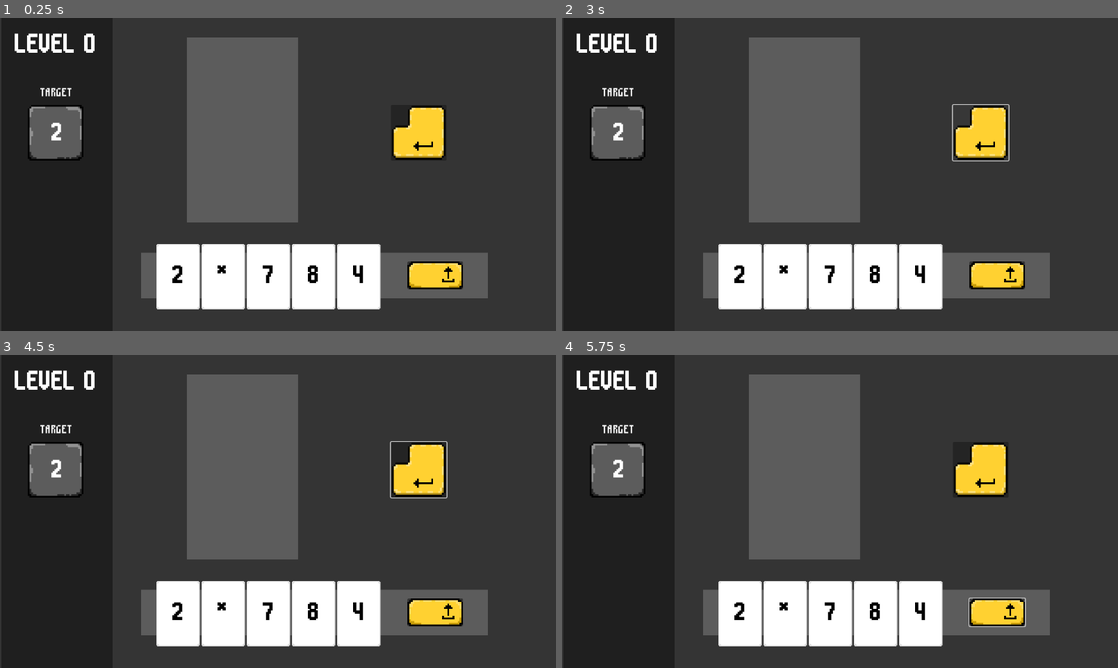
Above: before the commit, frames 1-4 (two rows, left to right).
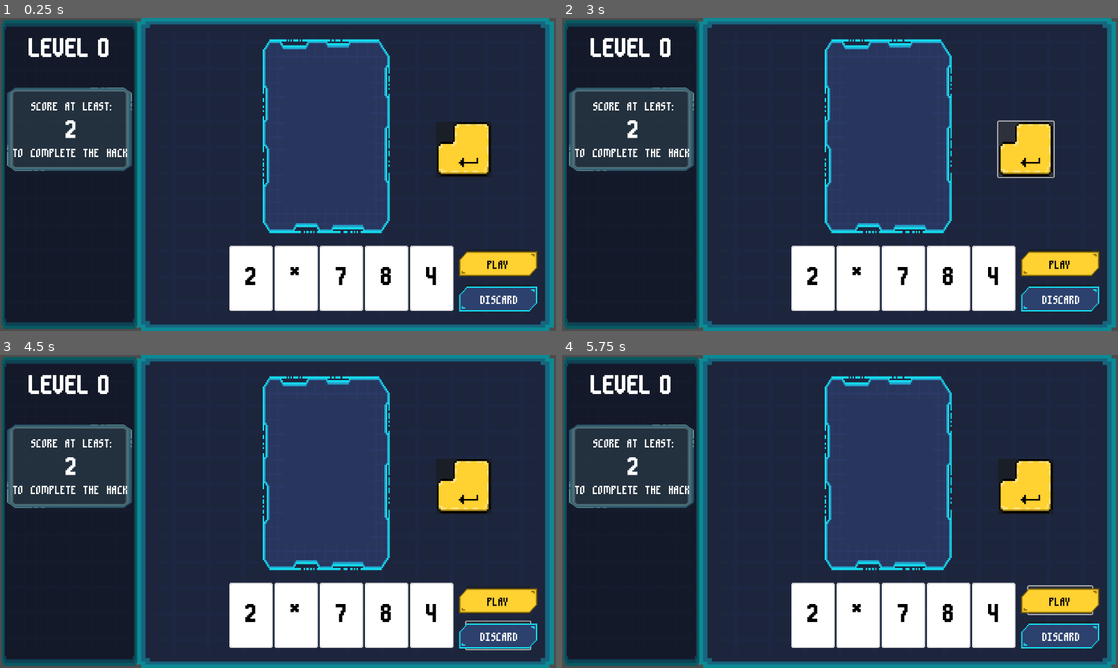
Above: after the commit, the same moments.

Repository: hd2802/stack-demon
Game: Godot game, scene res://_Scenes/level.tscn
Same seed, same stepped clock (60 frames per second), same inputs: the game is played once before the commit and once after it.
Inputs (mouse positions are in pixels of both pictures, inside the frame that each line leads up to; where the layout moved, square brackets give the same spot in the first picture):
- Up to frame 1 (0.25 s): no input
- Up to frame 2 (3 s): click (1062, 299) at 0.5 s, where only the run after the commit has a clickable "DISCARD"; click (1062, 262) [995, 274] at 1.25 s; click (1062, 262) [995, 274] at 2 s; click (1023, 149) [979, 133] at 2.75 s
- Up to frame 3 (4.5 s): click (461, 486) [417, 470] at 3.5 s; click (500, 636) at 4.25 s, where only the run after the commit has a clickable "DISCARD"
- Up to frame 4 (5.75 s): click (1062, 599) [995, 611] at 5 s

The runs differ from the first frame. In frame 1, 53% of the frame differs, in the area x 0-100%, y 0-100%; in frame 2, 54%; in frame 3, 54%; in frame 4, 54%.

Commit message:
feat: add sprites

Diff:
--- a/_Scenes/level.tscn
+++ b/_Scenes/level.tscn
@@ -1,12 +1,15 @@
-[gd_scene load_steps=11 format=3 uid="uid://dipmb0ce8ps10"]
+[gd_scene load_steps=14 format=3 uid="uid://dipmb0ce8ps10"]
 
 [ext_resource type="Script" path="res://_Scripts/Level/level.gd" id="1_nxa5s"]
 [ext_resource type="Theme" uid="uid://dltx8n0ryx35r" path="res://Themes/level_title.tres" id="2_53fie"]
 [ext_resource type="Script" path="res://_Scripts/Hand/hand.gd" id="2_f4ts2"]
-[ext_resource type="Texture2D" uid="uid://cvyyq7gn65onv" path="res://Sprites/upload_button.png" id="4_q03lm"]
+[ext_resource type="Texture2D" uid="uid://c72cn840ks5bd" path="res://Sprites/UI_Hologram_Frame_Standard_01a.png" id="2_y0c0w"]
+[ext_resource type="Texture2D" uid="uid://c1orrqurc3q63" path="res://Sprites/UI_Glass_Frame_Standard_01a.png" id="3_hi0id"]
 [ext_resource type="Theme" uid="uid://de0d88t3bbp3w" path="res://Themes/stack.tres" id="5_bsc3n"]
+[ext_resource type="Texture2D" uid="uid://bssh646yb7tjt" path="res://Sprites/playbutton.png" id="6_1off8"]
 [ext_resource type="Script" path="res://_Scripts/Stack/stack.gd" id="6_icv8i"]
-[ext_resource type="Texture2D" uid="uid://btgxkwu2h4225" path="res://Sprites/information container.png" id="7_4dfoi"]
+[ext_resource type="Texture2D" uid="uid://dnjnvwas2bx50" path="res://Sprites/UI_Hologram_Button_Medium_Press_01a4.png" id="6_nfyjk"]
+[ext_resource type="Texture2D" uid="uid://fj3qfmyyrfit" path="res://Sprites/UI_Hologram_Frame_Standard_02a.png" id="6_w5tji"]
 [ext_resource type="Theme" uid="uid://engys5p3iknv" path="res://Themes/label.tres" id="7_5tmqg"]
 [ext_resource type="Texture2D" uid="uid://brkxbrggtrgk1" path="res://Sprites/enter_button.png" id="7_t4ijt"]
 [ext_resource type="Script" path="res://_Scripts/Target/target.gd" id="8_a82j4"]
@@ -14,59 +17,87 @@
 [node name="Level" type="Node2D"]
 script = ExtResource("1_nxa5s")
 
-[node name="MainBackground" type="ColorRect" parent="."]
-offset_right = 1280.0
-offset_bottom = 720.0
-mouse_filter = 2
-color = Color(0.203922, 0.203922, 0.203922, 1)
+[node name="Background" type="Sprite2D" parent="."]
+modulate = Color(0.627635, 0.627635, 0.627635, 1)
+position = Vector2(795, 360)
+scale = Vector2(10, 7.5)
+texture = ExtResource("2_y0c0w")
 
-[node name="SideBarBackground" type="ColorRect" parent="."]
-offset_left = 3.0
-offset_right = 259.0
-offset_bottom = 720.0
-color = Color(0.121569, 0.121569, 0.121569, 1)
+[node name="Sidebar" type="Sprite2D" parent="."]
+modulate = Color(0.408329, 0.408329, 0.408329, 1)
+position = Vector2(160, 360)
+scale = Vector2(3.24, 7.4)
+texture = ExtResource("2_y0c0w")
 
-[node name="HandAccentBackground" type="ColorRect" parent="."]
-offset_left = 325.0
-offset_top = 540.0
-offset_right = 1123.0
-offset_bottom = 645.0
-mouse_filter = 2
-color = Color(0.360784, 0.360784, 0.360784, 1)
-
-[node name="StackBackground" type="ColorRect" parent="."]
-offset_left = 430.0
-offset_top = 45.0
-offset_right = 686.0
-offset_bottom = 470.0
-color = Color(0.360784, 0.360784, 0.360784, 1)
+[node name="TargetPanel" type="Sprite2D" parent="."]
+modulate = Color(0.552956, 0.552956, 0.552956, 1)
+position = Vector2(160, 256)
+scale = Vector2(3, 2)
+texture = ExtResource("3_hi0id")
 
 [node name="LevelTitleLabel" type="Label" parent="."]
-offset_top = 32.0
-offset_right = 256.0
-offset_bottom = 96.0
+offset_top = 42.0
+offset_right = 320.0
+offset_bottom = 106.0
 theme = ExtResource("2_53fie")
 horizontal_alignment = 1
 vertical_alignment = 1
 
 [node name="Hand" type="HBoxContainer" parent="."]
-offset_left = 360.0
-offset_top = 520.0
-offset_right = 860.0
-offset_bottom = 670.0
+offset_left = 528.0
+offset_top = 524.0
+offset_right = 1028.0
+offset_bottom = 674.0
 mouse_filter = 2
 script = ExtResource("2_f4ts2")
 
 [node name="PlayCardButton" type="Button" parent="."]
-offset_left = 938.0
-offset_top = 560.0
-offset_right = 1066.0
-offset_bottom = 624.0
+offset_left = 1073.0
+offset_top = 532.0
+offset_right = 1221.0
+offset_bottom = 596.0
 
 [node name="Sprite2D" type="Sprite2D" parent="PlayCardButton"]
-position = Vector2(64, 32)
-scale = Vector2(0.5, 0.5)
-texture = ExtResource("4_q03lm")
+position = Vector2(74, 32)
+scale = Vector2(2.8, 3)
+texture = ExtResource("6_1off8")
+
+[node name="Label" type="Label" parent="PlayCardButton"]
+layout_mode = 0
+offset_left = 49.0
+offset_top = 11.0
+offset_right = 99.0
+offset_bottom = 52.0
+theme = ExtResource("7_5tmqg")
+theme_override_colors/font_color = Color(0, 0, 0, 1)
+text = "PLAY
+"
+
+[node name="DiscardButton" type="Button" parent="."]
+offset_left = 1073.0
+offset_top = 613.0
+offset_right = 1221.0
+offset_bottom = 677.0
+
+[node name="Sprite2D" type="Sprite2D" parent="DiscardButton"]
+position = Vector2(74, 32)
+scale = Vector2(2.8, 3)
+texture = ExtResource("6_nfyjk")
+
+[node name="Label" type="Label" parent="DiscardButton"]
+layout_mode = 0
+offset_left = 33.0
+offset_top = 11.0
+offset_right = 121.0
+offset_bottom = 52.0
+theme = ExtResource("7_5tmqg")
+text = "DISCARD
+"
+
+[node name="StackSprite" type="Sprite2D" parent="."]
+position = Vector2(751, 272)
+scale = Vector2(3.04167, 4.64583)
+texture = ExtResource("6_w5tji")
 
 [node name="Stack" type="VBoxContainer" parent="."]
 anchors_preset = 7
@@ -74,10 +105,10 @@
 anchor_top = 1.0
 anchor_right = 0.5
 anchor_bottom = 1.0
-offset_left = 430.0
-offset_top = 45.0
-offset_right = 686.0
-offset_bottom = 470.0
+offset_left = 623.0
+offset_top = 57.0
+offset_right = 879.0
+offset_bottom = 483.0
 grow_horizontal = 2
 grow_vertical = 0
 size_flags_vertical = 8
@@ -87,35 +118,25 @@
 metadata/_edit_use_anchors_ = true
 
 [node name="StackCalculationButton" type="Button" parent="."]
-offset_left = 900.0
-offset_top = 200.0
-offset_right = 1028.0
-offset_bottom = 328.0
+offset_left = 1004.0
+offset_top = 238.0
+offset_right = 1132.0
+offset_bottom = 366.0
 
 [node name="Sprite2D" type="Sprite2D" parent="StackCalculationButton"]
 position = Vector2(64, 64)
 scale = Vector2(0.25, 0.25)
 texture = ExtResource("7_t4ijt")
 
-[node name="TargetPanelLabel" type="Label" parent="."]
-offset_left = 52.0
-offset_top = 140.0
-offset_right = 210.0
-offset_bottom = 194.0
-theme = ExtResource("7_5tmqg")
-text = "TARGET"
-horizontal_alignment = 1
-vertical_alignment = 1
-
 [node name="Target" type="Control" parent="."]
 layout_mode = 3
 anchors_preset = 15
 anchor_right = 1.0
 anchor_bottom = 1.0
-offset_left = 64.0
-offset_top = 200.0
-offset_right = 64.0
-offset_bottom = 200.0
+offset_left = 97.0
+offset_top = 194.0
+offset_right = 97.0
+offset_bottom = 194.0
 grow_horizontal = 2
 grow_vertical = 2
 size_flags_horizontal = 4
@@ -123,10 +144,25 @@
 theme = ExtResource("5_bsc3n")
 script = ExtResource("8_a82j4")
 
-[node name="Sprite2D" type="Sprite2D" parent="Target"]
-position = Vector2(64, 64)
-scale = Vector2(0.5, 0.5)
-texture = ExtResource("7_4dfoi")
+[node name="TargetLabel" type="Label" parent="."]
+offset_left = 72.0
+offset_top = 173.0
+offset_right = 256.0
+offset_bottom = 227.0
+theme = ExtResource("7_5tmqg")
+text = "SCORE AT LEAST:"
+horizontal_alignment = 1
+vertical_alignment = 1
+
+[node name="TargetLabel2" type="Label" parent="."]
+offset_left = 30.0
+offset_top = 280.0
+offset_right = 296.0
+offset_bottom = 334.0
+theme = ExtResource("7_5tmqg")
+text = "TO COMPLETE THE HACK"
+horizontal_alignment = 1
+vertical_alignment = 1
 
 [connection signal="pressed" from="PlayCardButton" to="Hand" method="_on_play_card_button_pressed"]
 [connection signal="pressed" from="StackCalculationButton" to="Stack" method="_on_stack_calculation_button_pressed"]
--- a/project.godot
+++ b/project.godot
@@ -38,5 +38,6 @@
 
 [rendering]
 
+textures/canvas_textures/default_texture_filter=0
 renderer/rendering_method="gl_compatibility"
 renderer/rendering_method.mobile="gl_compatibility"
Binary file added: Sprites/UI_Glass_Frame_Standard_01a.png
Not shown, added: Sprites/UI_Glass_Frame_Standard_01a.png.import
Binary file added: Sprites/UI_Hologram_Button_Medium_Press_01a4.png
Not shown, added: Sprites/UI_Hologram_Button_Medium_Press_01a4.png.import
Binary file added: Sprites/UI_Hologram_Frame_Standard_01a.png
Not shown, added: Sprites/UI_Hologram_Frame_Standard_01a.png.import
Binary file added: Sprites/UI_Hologram_Frame_Standard_02a.png
Not shown, added: Sprites/UI_Hologram_Frame_Standard_02a.png.import
Binary file added: Sprites/playbutton.png
Not shown, added: Sprites/playbutton.png.import
